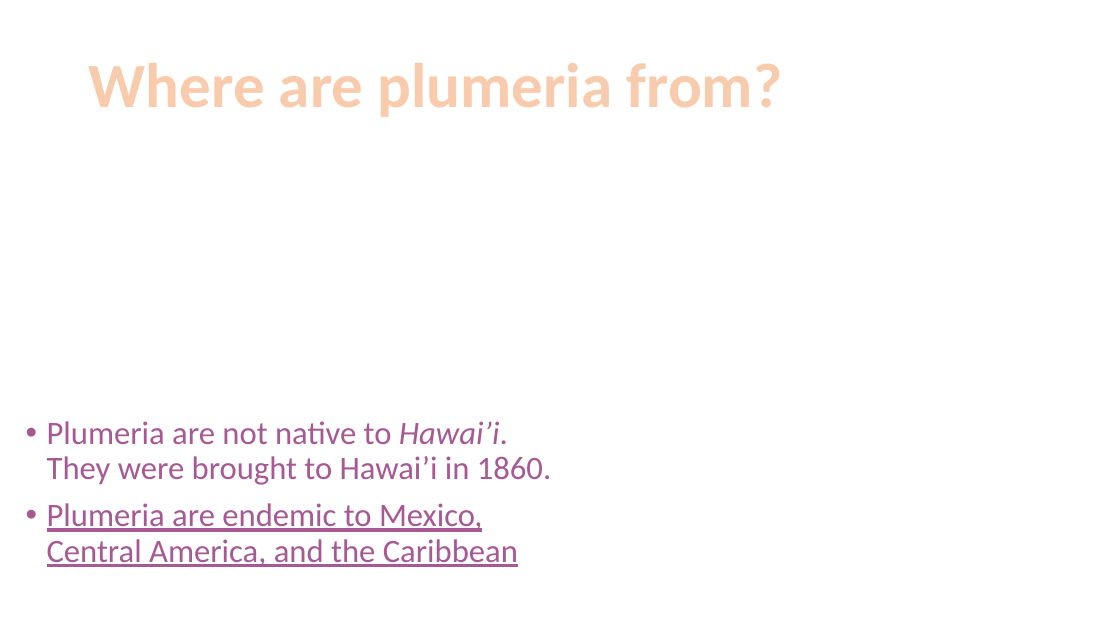
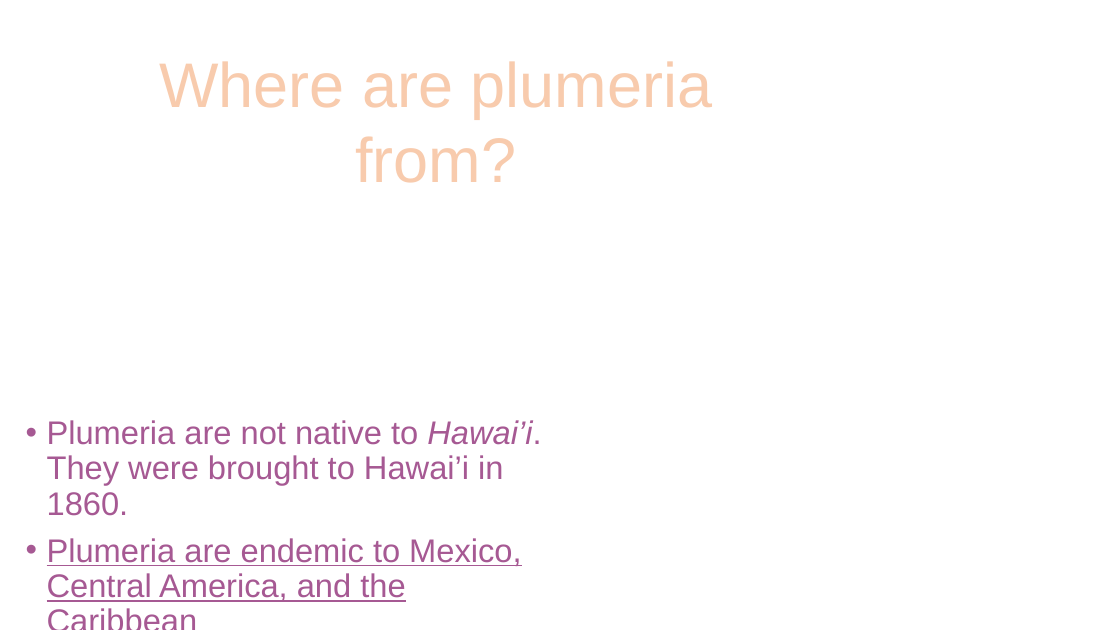
Before and after one commit to pdimens/AFSworkshop2024, a slide deck: slide 2 of Day2/Project/AFSWorkshop.plumeria.pptx. Drawn at 1120x630 pixels with LibreOffice and Linux fonts; fonts in the diff are those of the drawing; background and template pictures are left out. Boxes give left, top, right and bottom in pixels: in the first picture for what was removed or moved away, otherwise in the second. Text is boxed around its words. In the diff, an @@ line names an element or a change of style, - is before the commit and + after.

```diff
--- a/Day2/Project/AFSWorkshop.plumeria.pptx
+++ b/Day2/Project/AFSWorkshop.plumeria.pptx
@@ text "Where are plumeria from?" at box(159, 61, 713, 183): font Calibri to Arial, bold off @@
@@ text "Plumeria are not native to ..." at box(47, 420, 541, 602): font Calibri to Arial @@
```
Also in this commit, not shown: 4 other slides changed.
